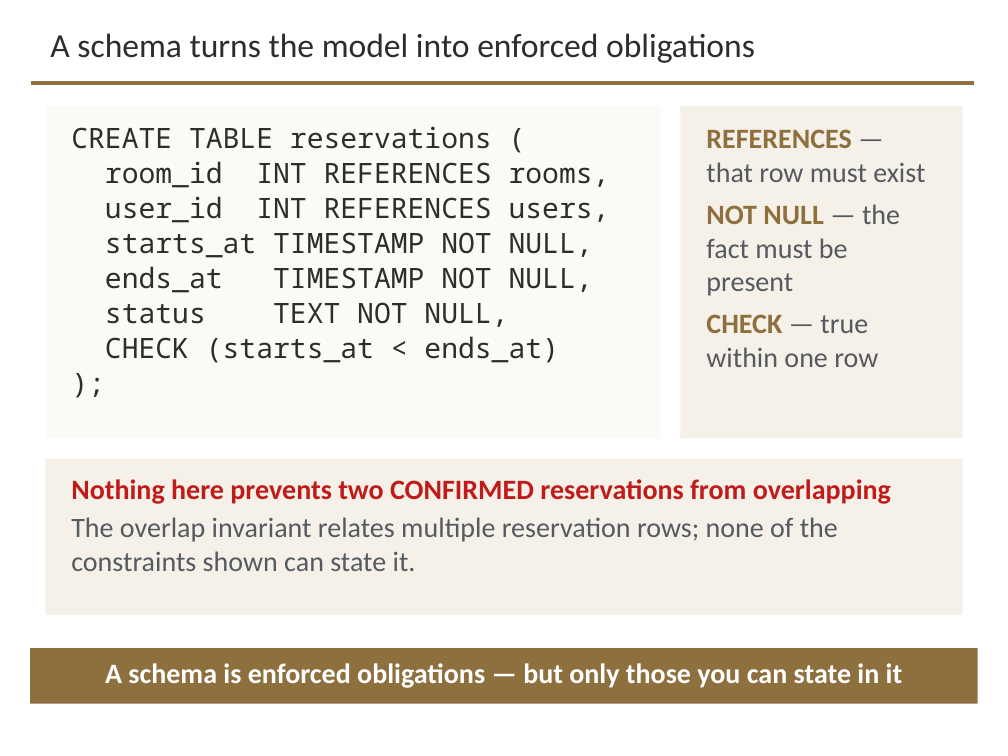
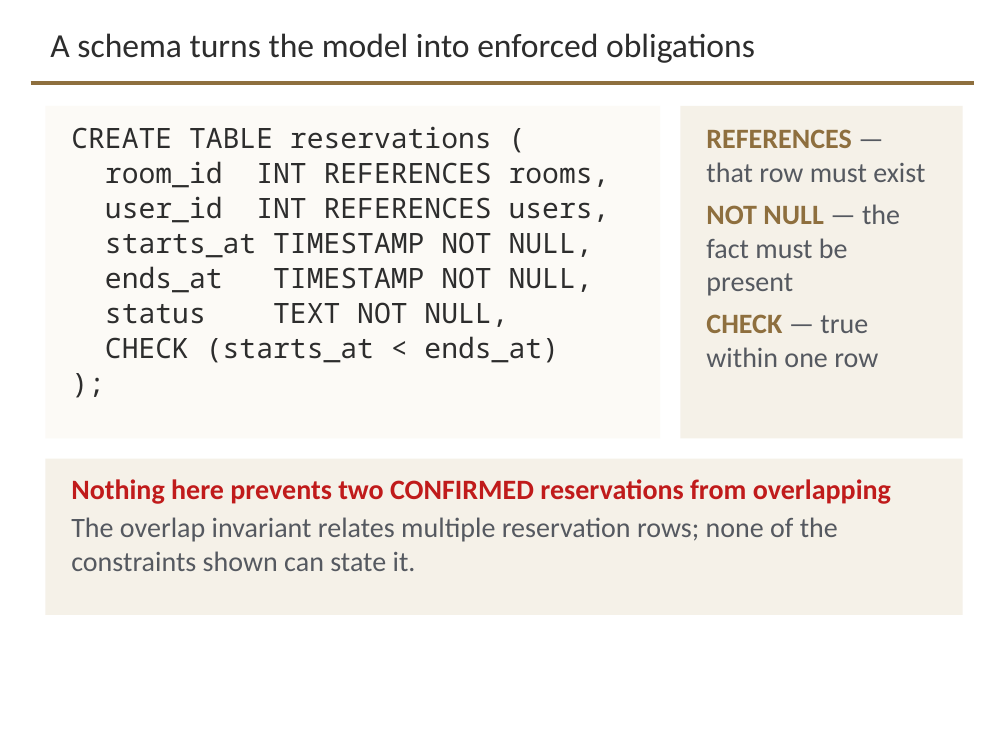
Before and after one commit to davisjam/model-based-agentic-software-engineering, a slide deck: slide 11 of course/lectures/act-3-software-in-the-world/02-compute-environments-and-data-management/3-2-Data-Management.pptx. Drawn at 1008x756 pixels with LibreOffice and Linux fonts; fonts in the diff are those of the drawing; background and template pictures are left out. Boxes give left, top, right and bottom in pixels: in the first picture for what was removed or moved away, otherwise in the second. Text is boxed around its words. In the diff, an @@ line names an element or a change of style, - is before the commit and + after.

```diff
--- a/course/lectures/act-3-software-in-the-world/02-compute-environments-and-data-management/3-2-Data-Management.pptx
+++ b/course/lectures/act-3-software-in-the-world/02-compute-environments-and-data-management/3-2-Data-Management.pptx
@@ rectangle removed at [30, 648, 978, 704] @@
@@ text removed at [105, 663, 903, 688] @@
-A schema is enforced obligations — but only those you can state in it
```
Also in this commit, not shown: 22 other slides changed.
